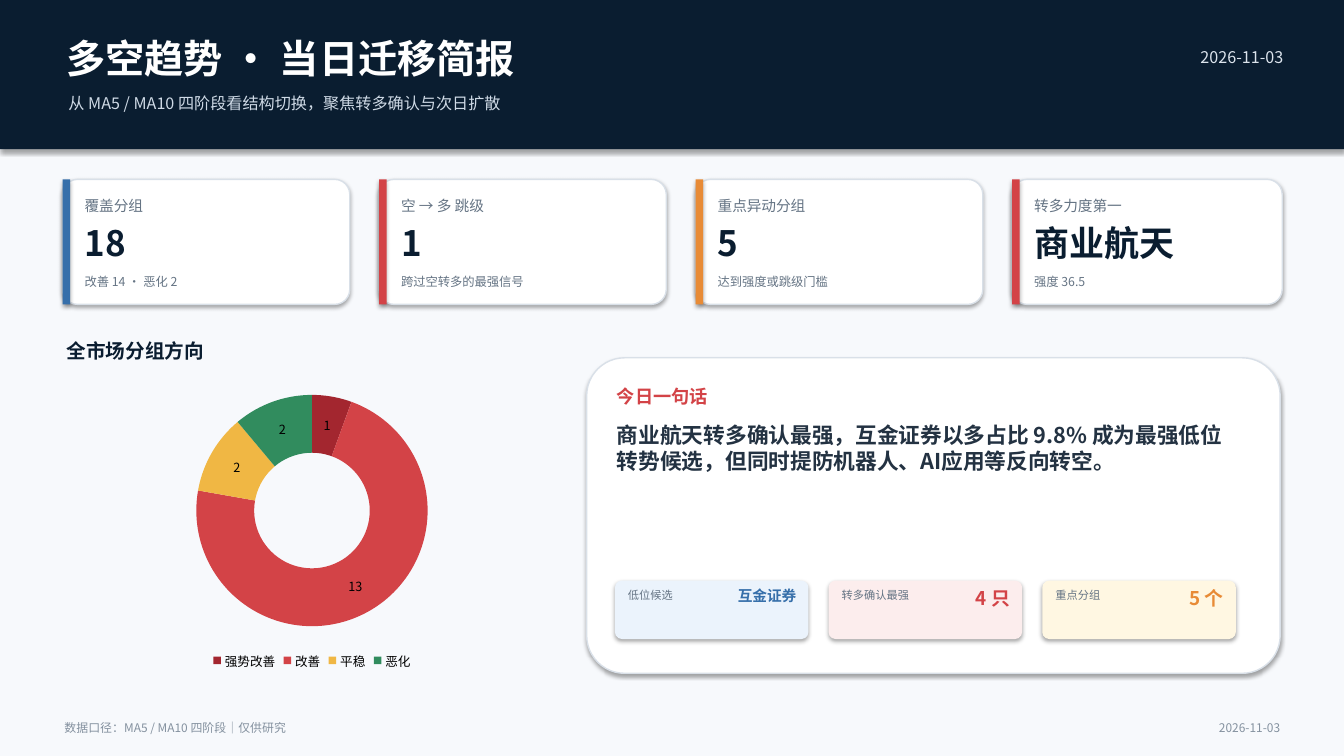
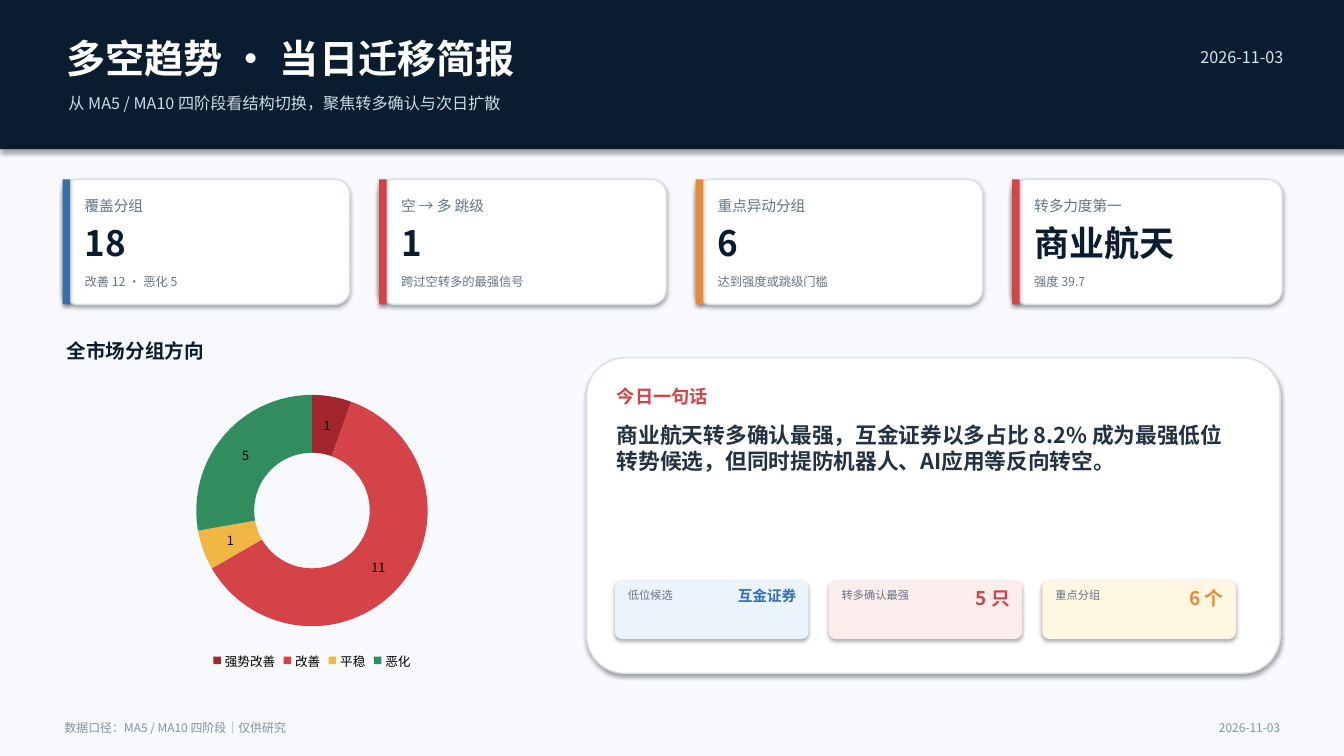
Before and after one commit to nancybhc/a-share-blast-lab, a slide deck: slide 1 of assets/多空阶段简报_2026-11-03.pptx. Drawn at 1344x756 pixels with LibreOffice and Linux fonts; fonts in the diff are those of the drawing. Boxes give left, top, right and bottom in pixels: in the first picture for what was removed or moved away, otherwise in the second. Text is boxed around its words. In the diff, an @@ line names an element or a change of style, - is before the commit and + after.

```diff
--- a/assets/多空阶段简报_2026-11-03.pptx
+++ b/assets/多空阶段简报_2026-11-03.pptx
@@ text at (x1=718, y1=229, x2=739, y2=257): text changed @@
-5
+6
@@ text at (x1=85, y1=276, x2=178, y2=287): text changed @@
-改善 14 · 恶化 2
+改善 12 · 恶化 5
@@ text at (x1=1034, y1=276, x2=1085, y2=287): text changed @@
-强度 36.5
+强度 39.7
@@ doughnut chart at (x1=73, y1=381, x2=552, y2=674) @@
@@ Series 1, 改善: 13 to 11 @@
@@ Series 1, 平稳: 2 to 1 @@
@@ Series 1, 恶化: 2 to 5 @@
@@ text at (x1=617, y1=424, x2=1222, y2=472): text changed @@
-商业航天转多确认最强，互金证券以多占比 9.8% 成为最强低位转势候选，但同时提防机器人、AI应用等反向转空。
+商业航天转多确认最强，互金证券以多占比 8.2% 成为最强低位转势候选，但同时提防机器人、AI应用等反向转空。
@@ text at (x1=976, y1=590, x2=1010, y2=607): text changed @@
-4 只
+5 只
@@ text at (x1=1190, y1=589, x2=1224, y2=607): text changed @@
-5 个
+6 个
```
Also in this commit, not shown: 3 other slides changed, 13 other files.
